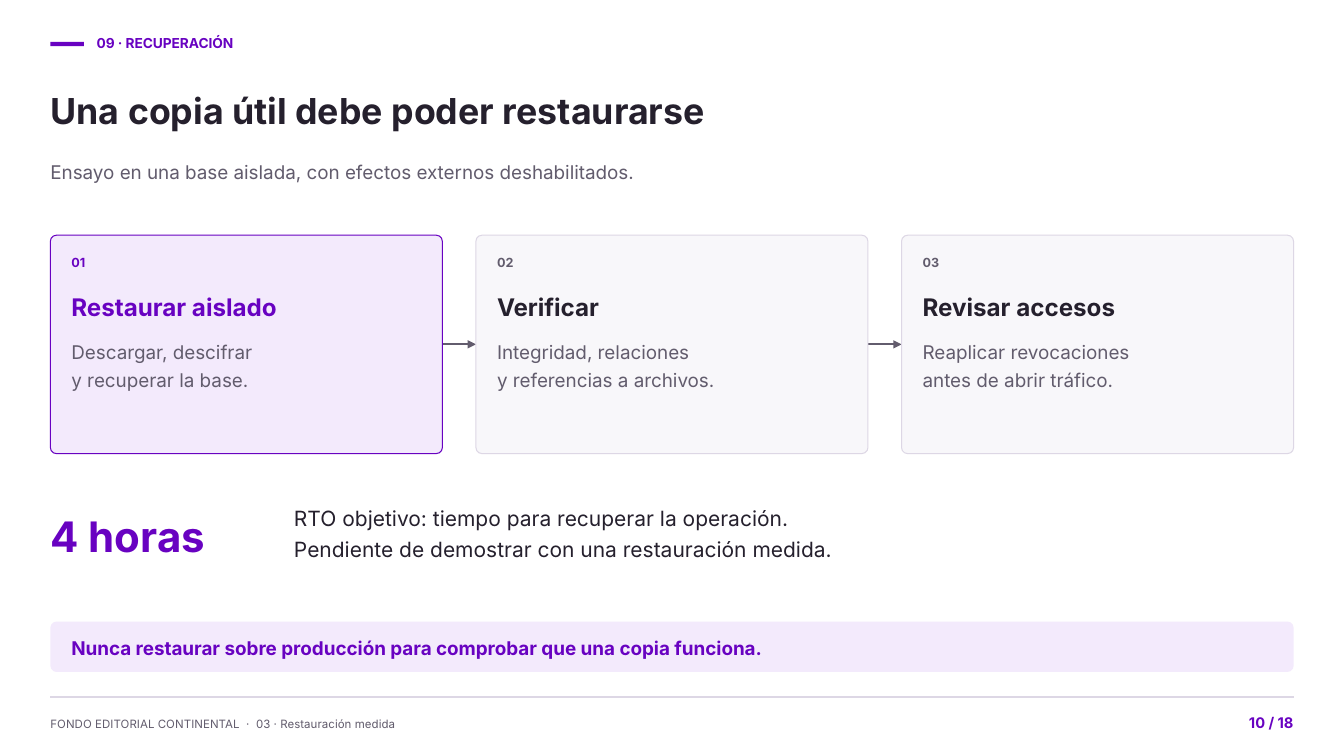
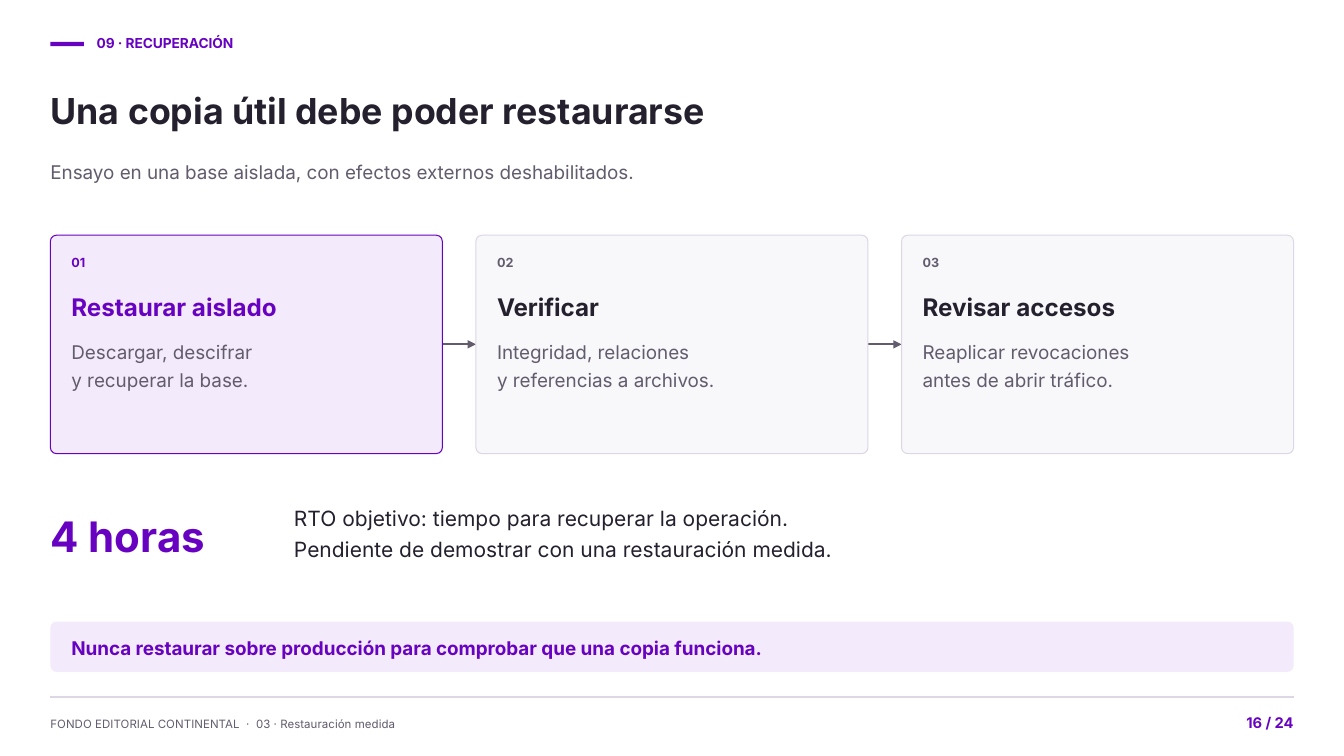
Before and after one commit to hubinformacion/modulo-gestor-pedidos, a slide deck: slide 16 of docs/presentacion/gestor-pedidos-presentacion.pptx (slide 10 before the commit). Drawn at 1344x756 pixels with LibreOffice and Linux fonts; fonts in the diff are those of the drawing. Boxes give left, top, right and bottom in pixels: in the first picture for what was removed or moved away, otherwise in the second. Text is boxed around its words. In the diff, an @@ line names an element or a change of style, - is before the commit and + after.

```diff
--- a/docs/presentacion/gestor-pedidos-presentacion.pptx
+++ b/docs/presentacion/gestor-pedidos-presentacion.pptx
@@ text at [1246,717,1294,728]: text changed @@
-10 / 18
+16 / 24
```
Also in this commit, not shown: 17 other slides changed, 6 slides added, 18 other files.
